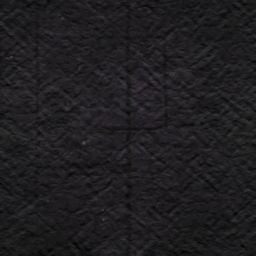
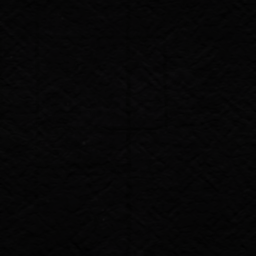
Before/after of a 256px x 256px layered artwork. What changed in the layer stack:
painted on "Calque 2 copie" over [0, 0, 256, 256]
